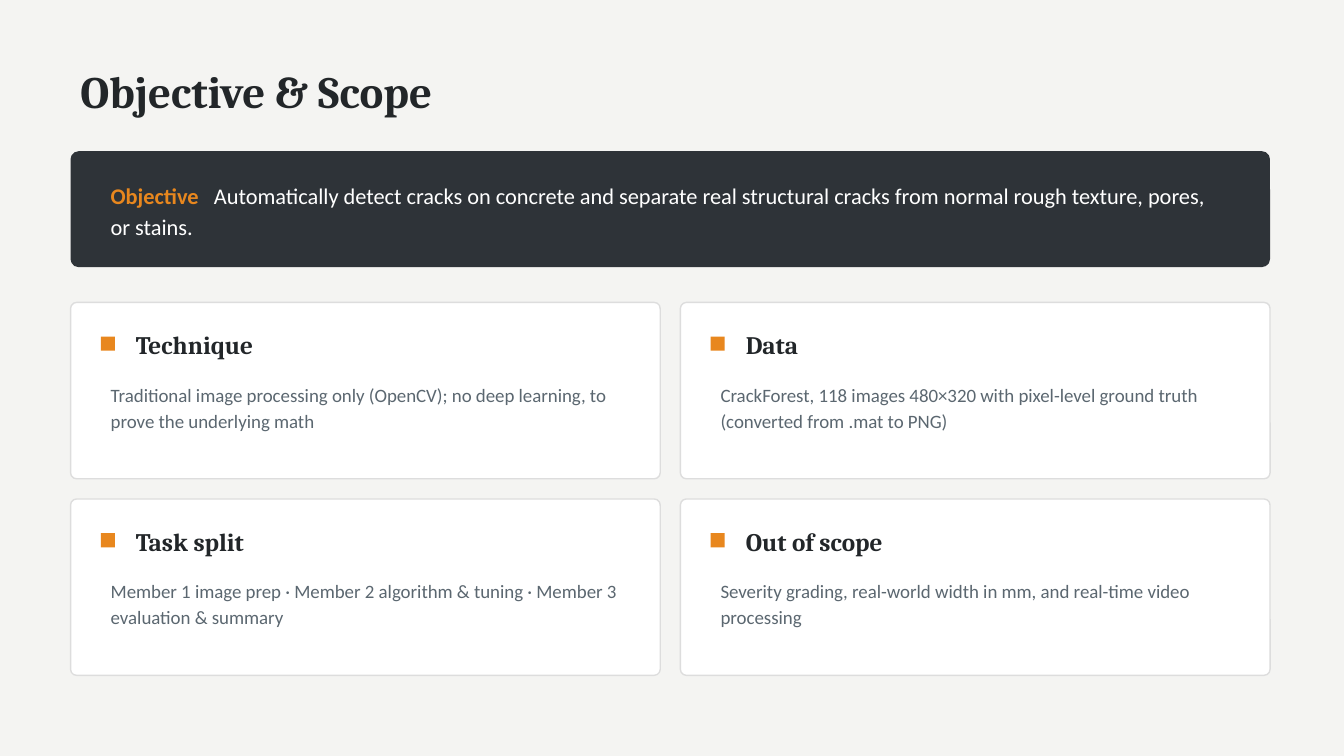
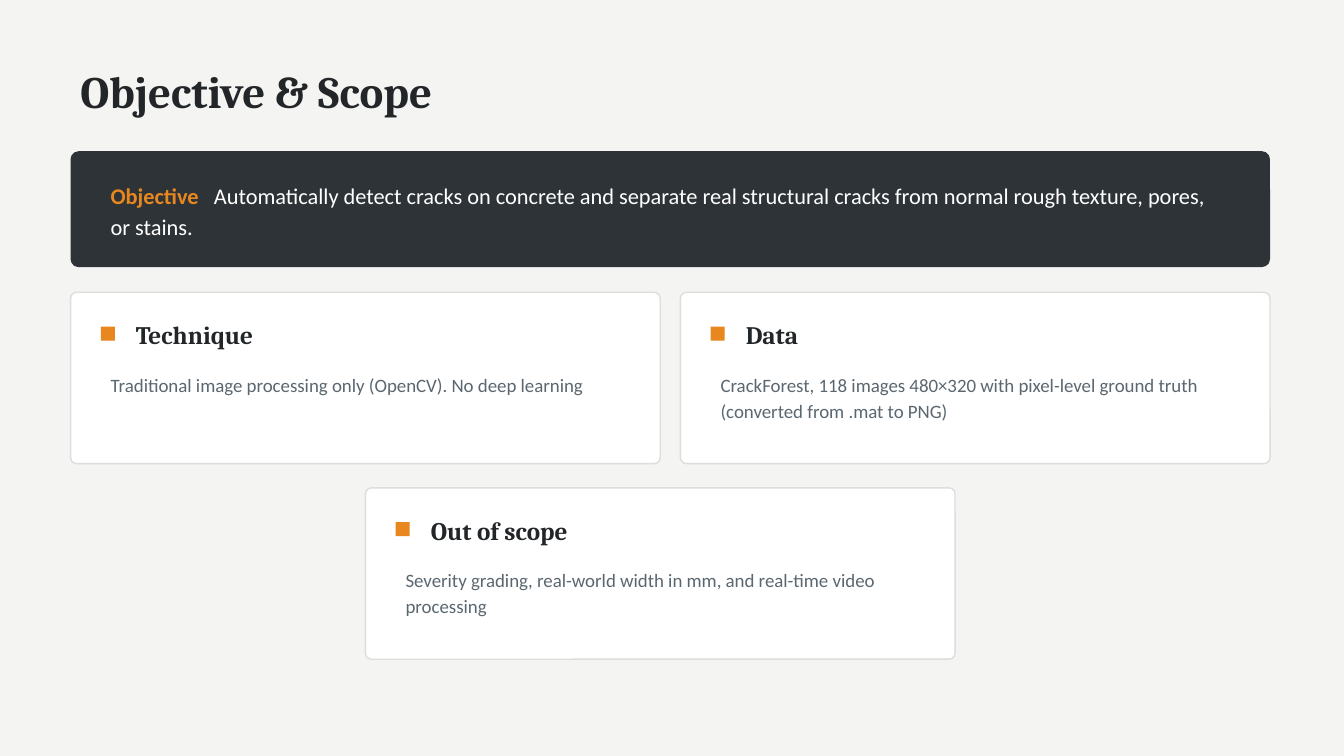
Before and after one commit to petanquex/miniproject-image-processing-concrete-crack-detection, a slide deck: slide 3 of docs/Concrete Crack Detection - Presentation (EN).pptx. Drawn at 1344x756 pixels with LibreOffice and Linux fonts; fonts in the diff are those of the drawing. Boxes give left, top, right and bottom in pixels: in the first picture for what was removed or moved away, otherwise in the second. Text is boxed around its words. In the diff, an @@ line names an element or a change of style, - is before the commit and + after.

```diff
--- a/docs/Concrete Crack Detection - Presentation (EN).pptx
+++ b/docs/Concrete Crack Detection - Presentation (EN).pptx
@@ rounded rectangle: place and size @@
-rounded rectangle at <box>71,302,660,479</box>
+rounded rectangle at <box>71,292,660,464</box>
@@ rounded rectangle: place and size @@
-rounded rectangle at <box>681,302,1270,479</box>
+rounded rectangle at <box>681,292,1270,464</box>
@@ 3 texts, 2 rectangles: place and size @@
-3 texts, 2 rectangles at <box>101,336,1198,431</box>
+3 texts, 2 rectangles at <box>101,326,1198,421</box>
@@ text at <box>111,378,583,395</box>: text changed @@
-Traditional image processing only (OpenCV); no deep learning, to prove the underlying math
+Traditional image processing only (OpenCV). No deep learning
@@ proportions changed in 3 elements at <box>71,292,660,464</box>, <box>681,292,1270,464</box>, <box>365,488,955,659</box> @@
@@ rounded rectangle: place and size @@
-rounded rectangle at <box>71,499,660,676</box>
+rounded rectangle at <box>365,488,955,659</box>
@@ rounded rectangle removed at <box>681,499,1270,676</box> @@
@@ text removed at <box>136,533,244,557</box> @@
-Task split
@@ rectangle: place and size @@
-rectangle at <box>101,533,115,547</box>
+rectangle at <box>395,522,409,536</box>
@@ text "Out of scope": place and size @@
-text "Out of scope" at <box>746,533,882,557</box>
+text "Out of scope" at <box>431,522,567,546</box>
@@ rectangle removed at <box>711,533,725,547</box> @@
@@ text "Severity grading, real-world width in ...": place and size @@
-text "Severity grading, real-world width in ..." at <box>721,585,1190,627</box>
+text "Severity grading, real-world width in ..." at <box>406,574,875,616</box>
@@ text removed at <box>111,585,617,627</box> @@
-Member 1 image prep · Member 2 algorithm & tuning · Member 3 evaluation & summary
```
Also in this commit, not shown: 10 other slides changed, 1 slide added, 1 slide removed, 12 other files.
